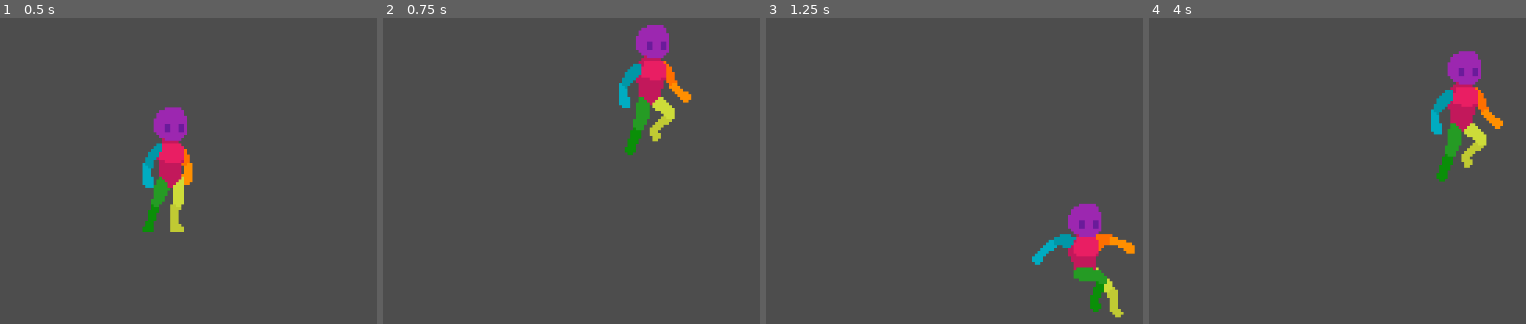
Above: before the commit, frames 1-4 (left to right).
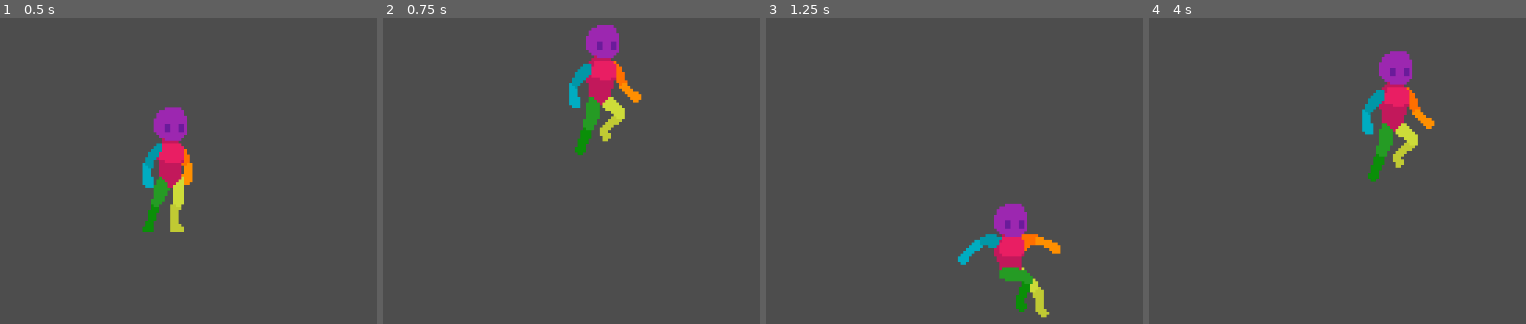
Above: after the commit, the same moments.

Repository: raumonte/Shovel_Gam_Jam
Game: Godot game, scene res://Scenes/Game.tscn
The game is run twice, just before and just after one commit, with the same random seed, the same clock (stepped at 60 frames per second) and the same inputs.
Inputs:
- Up to frame 1 (0.5 s): no input
- Up to frame 2 (0.75 s): tap Enter (ui_accept) at 0.5 s; hold Right (ui_right) from 0.53 s (still down); hold Shift (Ability_1) from 0.53 s (still down)
- Up to frame 3 (1.25 s): keep holding Right (ui_right); keep holding Shift (Ability_1); tap Enter (ui_accept) at 0.77 s
- Up to frame 4 (4 s): release Shift (Ability_1) at 1.28 s; tap Shift (Ability_1) at 1.35, 2.3, 2.85 s; tap Enter (ui_accept) at 1.52, 3.02, 3.77 s; release Right (ui_right) at 2.03 s; hold Left (ui_left) 2.03-2.78 s; hold Ctrl (Action_1) 2.03-2.78 s; hold Right (ui_right) from 2.78 s (still down); hold Shift (Ability_1) from 3.53 s (still down)

Frame 1 is identical in both runs. In frame 2, 7.1% of the frame differs, in the area x 49-82%, y 2-45%; in frame 3, 6.4%; in frame 4, 7.2%, in the area x 56-94%, y 10-54%.

Commit message:
Started Beetle and Stamina

Diff:
--- /dev/null
+++ b/Scenes/Beetle.tscn
@@ -0,0 +1,47 @@
+[gd_scene load_steps=6 format=3 uid="uid://dog8ihjv5cf51"]
+
+[ext_resource type="Script" uid="uid://clb1bv4eoo58n" path="res://beetle.gd" id="1_okpmu"]
+[ext_resource type="Texture2D" uid="uid://by1b2w8aoj78n" path="res://Sprites/icon.svg" id="1_ve6qv"]
+[ext_resource type="PackedScene" uid="uid://yxd8b6lomygi" path="res://Scenes/hitbox.tscn" id="3_t72gn"]
+
+[sub_resource type="RectangleShape2D" id="RectangleShape2D_ipb8m"]
+size = Vector2(291, 113)
+
+[sub_resource type="RectangleShape2D" id="RectangleShape2D_4y2ou"]
+size = Vector2(63, 104)
+
+[node name="Beetle" type="CharacterBody2D"]
+script = ExtResource("1_okpmu")
+
+[node name="Neutral" type="Sprite2D" parent="."]
+scale = Vector2(2.27344, 0.882813)
+texture = ExtResource("1_ve6qv")
+
+[node name="Aggro" type="Sprite2D" parent="."]
+modulate = Color(0.811765, 0, 0.12549, 1)
+position = Vector2(-9.53674e-07, 0.500006)
+scale = Vector2(2.28125, 0.882813)
+texture = ExtResource("1_ve6qv")
+
+[node name="Beetle Collision" type="CollisionShape2D" parent="."]
+position = Vector2(-0.5, -0.5)
+shape = SubResource("RectangleShape2D_ipb8m")
+
+[node name="Move Left Timer" type="Timer" parent="."]
+wait_time = 3.0
+
+[node name="Move Right Timer" type="Timer" parent="."]
+wait_time = 3.0
+autostart = true
+
+[node name="Hitbox" parent="." instance=ExtResource("3_t72gn")]
+
+[node name="CollisionShape2D" type="CollisionShape2D" parent="Hitbox"]
+position = Vector2(167.5, 4)
+shape = SubResource("RectangleShape2D_4y2ou")
+disabled = true
+debug_color = Color(0.998824, 0.0271898, 0, 0.42)
+
+[connection signal="timeout" from="Move Left Timer" to="." method="_on_move_left_timer_timeout"]
+[connection signal="timeout" from="Move Left Timer" to="." method="_on_timer_timeout"]
+[connection signal="timeout" from="Move Right Timer" to="." method="_on_move_right_timer_timeout"]
--- a/Scenes/DevLevel.tscn
+++ b/Scenes/DevLevel.tscn
@@ -1,7 +1,8 @@
-[gd_scene load_steps=6 format=4 uid="uid://dnbgaag7gxxpx"]
+[gd_scene load_steps=7 format=4 uid="uid://dnbgaag7gxxpx"]
 
 [ext_resource type="PackedScene" uid="uid://o2xxutubf1cq" path="res://Scenes/Player.tscn" id="1_ceeyk"]
 [ext_resource type="Texture2D" uid="uid://nbf4qsql5242" path="res://Sprites/Placeholder/world_tileset.png" id="2_emybl"]
+[ext_resource type="PackedScene" uid="uid://dog8ihjv5cf51" path="res://Scenes/Beetle.tscn" id="3_af4eh"]
 
 [sub_resource type="WorldBoundaryShape2D" id="WorldBoundaryShape2D_iukft"]
 distance = -2.0
@@ -184,7 +185,10 @@
 [node name="TileLayers" type="Node" parent="."]
 
 [node name="TileMapLayer" type="TileMapLayer" parent="TileLayers"]
-z_index = 1
+z_index = -5
 position = Vector2(-2, 0)
 tile_map_data = PackedByteArray("AADn/wAAAAAGAAwAAADo/wAAAAAGAAwAAADp/wAAAAAGAAwAAADq/wAAAAAGAAwAAADr/wAAAAAGAAwAAADs/w …(13840 unchanged characters)…
 tile_set = SubResource("TileSet_1bib3")
+
+[node name="Beetle" parent="." instance=ExtResource("3_af4eh")]
+position = Vector2(-234, -57)
--- a/Scenes/Player.tscn
+++ b/Scenes/Player.tscn
@@ -402,3 +402,6 @@
 visible = false
 position = Vector2(0, -12)
 shape = SubResource("CapsuleShape2D_3rw25")
+
+[node name="Timer" type="Timer" parent="."]
+wait_time = 10.0
--- /dev/null
+++ b/Scenes/hitbox.tscn
@@ -0,0 +1,8 @@
+[gd_scene load_steps=2 format=3 uid="uid://yxd8b6lomygi"]
+
+[ext_resource type="Script" uid="uid://cajlu5jejlv5k" path="res://hitbox.gd" id="1_i7vqw"]
+
+[node name="Hitbox" type="Area2D"]
+script = ExtResource("1_i7vqw")
+
+[connection signal="body_entered" from="." to="." method="_on_body_entered"]
--- a/Scripts/Player.gd
+++ b/Scripts/Player.gd
@@ -4,11 +4,14 @@
 const JUMP_VELOCITY = -350.0
 var RunSpeedincrease = 2.0
 var CrouchSpeeddecrease = 0.5
+var PlayerHealth = 100
+var StaminaTimer = 0
 
 @onready var player_sprite: AnimatedSprite2D = $"Player Sprite"
 @onready var player_collision: CollisionShape2D = $"Player Collision"
 @onready var player_sprite_crouch: AnimatedSprite2D = $"Player Sprite Crouch"
 @onready var player_collision_crouch: CollisionShape2D = $"Player Collision Crouch"
+@onready var timer: Timer = $Timer
 
 func enable_crouch_player():
 	player_sprite.hide()
@@ -23,6 +26,16 @@
 	player_sprite_crouch.play("Stand")
 	player_collision_crouch.hide()
 	player_collision.show()
+
+func StaminaDrain():
+	if Input.is_action_just_pressed("Ability_1"):
+		StaminaTimer = timer.time_left
+		print(timer.time_left)
+		timer.start()
+	elif Input.is_action_just_released("Ability_1"):
+		timer.stop()
+		StaminaTimer = timer.time_left
+		print(timer.time_left)
 
 func _physics_process(delta: float) -> void:
 	# Add the gravity.
@@ -48,7 +61,7 @@
 	if is_on_floor():
 		if direction == 0:
 			player_sprite.play("Idle")
-		elif direction != 0 and Input.is_action_pressed("Ability_1"):
+		elif direction != 0 and Input.is_action_pressed("Ability_1") and StaminaTimer !=0:
 			player_sprite.play("Run")
 		elif direction != 0 and Input.is_action_pressed("Action_1"):
 			player_sprite_crouch.play("Crouch Walk")
@@ -57,7 +70,7 @@
 	else:
 		player_sprite.play("Jump")
 
-	if direction and Input.is_action_pressed("Ability_1"):
+	if direction and Input.is_action_pressed("Ability_1") and StaminaTimer != 0:
 		velocity.x = direction * SPEED * RunSpeedincrease
 	elif direction:
 		velocity.x = direction * SPEED
--- /dev/null
+++ b/beetle.gd
@@ -0,0 +1,19 @@
+extends CharacterBody2D
+
+@onready var neutral: Sprite2D = $Neutral
+@onready var aggro: Sprite2D = $Aggro
+@onready var beetle_collision: CollisionShape2D = $"Beetle Collision"
+@onready var hitbox: Area2D = $Hitbox
+@onready var move_left_timer: Timer = $"Move Left Timer"
+@onready var move_right_timer: Timer = $"Move Right Timer"
+
+
+
+
+func _on_move_right_timer_timeout() -> void:
+	move_left_timer.start()
+	global_position + Vector2(20,0)
+
+func _on_move_left_timer_timeout() -> void:
+	move_right_timer.start()
+	global_position + Vector2(-20,0)
--- /dev/null
+++ b/character_body_2d.gd
@@ -0,0 +1,11 @@
+extends CharacterBody2D
+
+
+# Called when the node enters the scene tree for the first time.
+func _ready() -> void:
+	pass # Replace with function body.
+
+
+# Called every frame. 'delta' is the elapsed time since the previous frame.
+func _process(delta: float) -> void:
+	pass
--- /dev/null
+++ b/hitbox.gd
@@ -0,0 +1,8 @@
+extends Area2D
+
+
+var Damage = 5
+
+
+func _on_body_entered(body: Node2D) -> void:
+	print("You took Damage!")
Not shown, added: beetle.gd.uid
Not shown, added: character_body_2d.gd.uid
Not shown, added: hitbox.gd.uid
